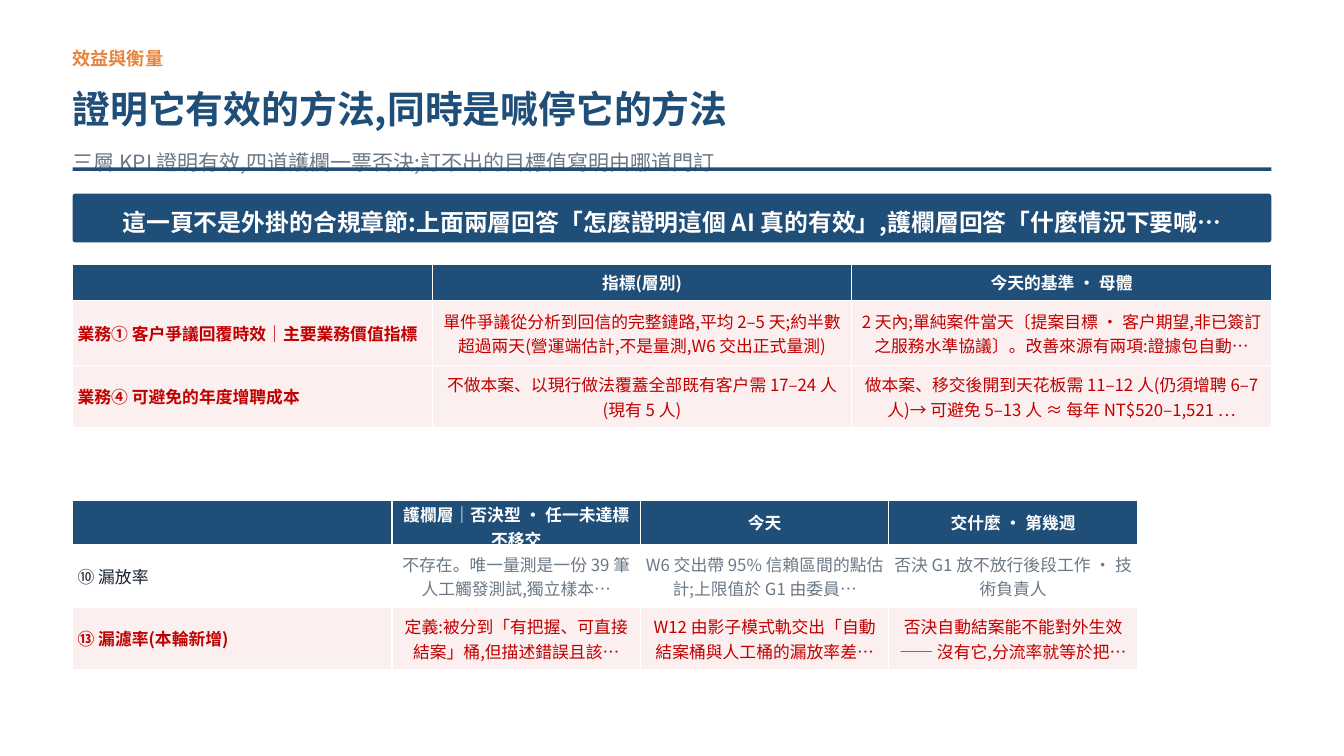
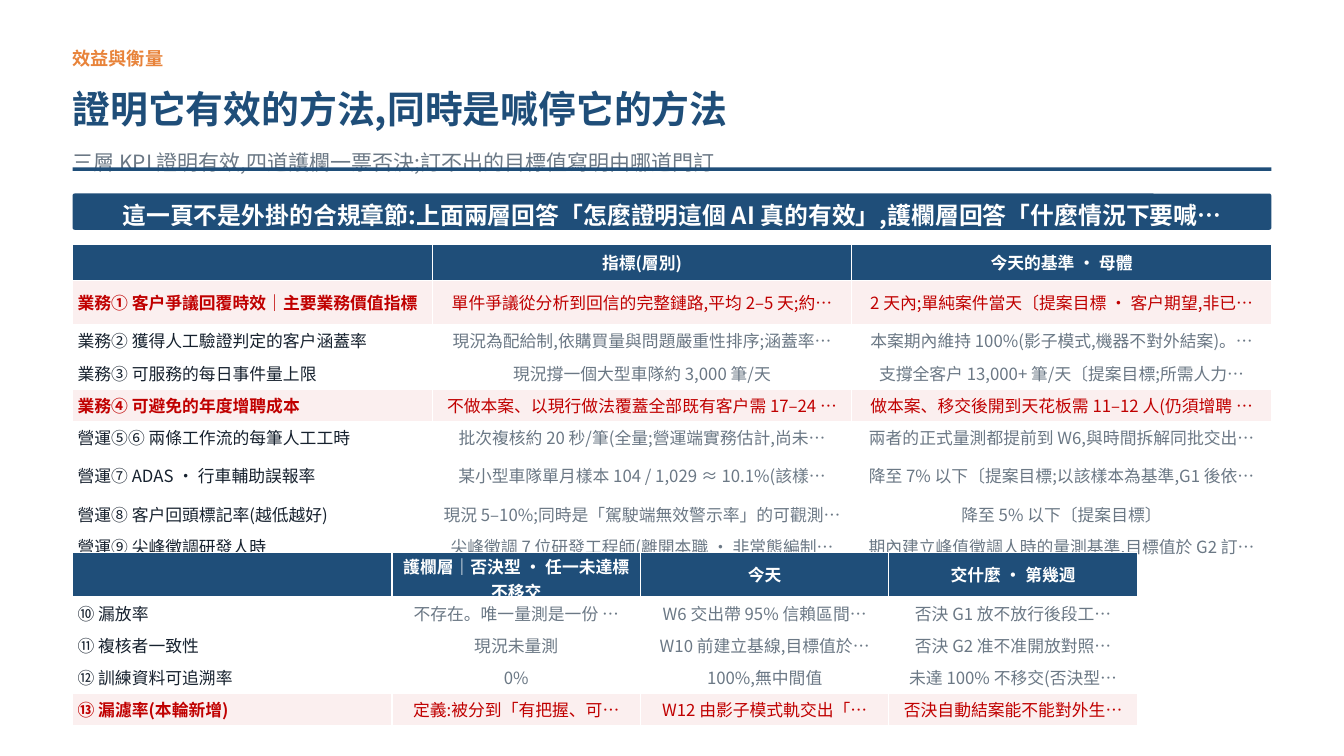
Before and after one commit to pokai-huang0828/UTS_workspace, a slide deck: slide 9 of Artificial Intelligence for Enterprises/Assessment3/Huang_26254793_421104_Assessment 3.pptx. Drawn at 1344x756 pixels with LibreOffice and Linux fonts; fonts in the diff are those of the drawing. Boxes give left, top, right and bottom in pixels: in the first picture for what was removed or moved away, otherwise in the second. Text is boxed around its words. In the diff, an @@ line names an element or a change of style, - is before the commit and + after.

```diff
--- a/Artificial Intelligence for Enterprises/Assessment3/Huang_26254793_421104_Assessment 3.pptx
+++ b/Artificial Intelligence for Enterprises/Assessment3/Huang_26254793_421104_Assessment 3.pptx
@@ rounded rectangle: place and size @@
-rounded rectangle at box(73, 194, 1271, 242)
+rounded rectangle at box(73, 194, 1271, 230)
@@ text "這一頁不是外掛的合規章節:上面兩層回答「怎麼證明這個 AI 真的有效」,護欄層回答「什麼情況下要喊…": place and size @@
-text "這一頁不是外掛的合規章節:上面兩層回答「怎麼證明這個 AI 真的有效」,護欄層回答「什麼情況下要喊…" at box(122, 210, 1222, 236)
+text "這一頁不是外掛的合規章節:上面兩層回答「怎麼證明這個 AI 真的有效」,護欄層回答「什麼情況下要喊…" at box(122, 203, 1222, 229)
@@ table at box(73, 244, 1271, 562) @@
-row 2: 業務① 客戶爭議回覆時效｜主要業務價值指標 | 單件爭議從分析到回信的完整鏈路,平均 2–5 天;約半數超過兩天(營運端估計,不是量測,W6 交出正式量測) | 2 天內;單純案件當天〔提案目標 · 客戶期望,非已簽訂之服務水準協議〕。改善來源有兩項:證據包自動…
-row 3: 業務④ 可避免的年度增聘成本 | 不做本案、以現行做法覆蓋全部既有客戶需 17–24 人(現有 5 人) | 做本案、移交後開到天花板需 11–12 人(仍須增聘 6–7 人)→ 可避免 5–13 人 ≈ 每年 NT$520–1,521 …
+row 2: 業務① 客戶爭議回覆時效｜主要業務價值指標 | 單件爭議從分析到回信的完整鏈路,平均 2–5 天;約… | 2 天內;單純案件當天〔提案目標 · 客戶期望,非已…
+row 3: 業務② 獲得人工驗證判定的客戶涵蓋率 | 現況為配給制,依購買量與問題嚴重性排序;涵蓋率… | 本案期內維持 100%(影子模式,機器不對外結案)。…
+row 4: 業務③ 可服務的每日事件量上限 | 現況撐一個大型車隊約 3,000 筆/天 | 支撐全客戶 13,000+ 筆/天〔提案目標;所需人力…
+row 5: 業務④ 可避免的年度增聘成本 | 不做本案、以現行做法覆蓋全部既有客戶需 17–24 … | 做本案、移交後開到天花板需 11–12 人(仍須增聘 …
+row 6: 營運⑤⑥ 兩條工作流的每筆人工工時 | 批次複核約 20 秒/筆(全量;營運端實務估計,尚未… | 兩者的正式量測都提前到 W6,與時間拆解同批交出…
+row 7: 營運⑦ ADAS · 行車輔助誤報率 | 某小型車隊單月樣本 104 / 1,029 ≈ 10.1%(該樣… | 降至 7% 以下〔提案目標;以該樣本為基準,G1 後依…
+row 8: 營運⑧ 客戶回頭標記率(越低越好) | 現況 5–10%;同時是「駕駛端無效警示率」的可觀測… | 降至 5% 以下〔提案目標〕
+row 9: 營運⑨ 尖峰徵調研發人時 | 尖峰徵調 7 位研發工程師(離開本職 · 非常態編制… | 期內建立峰值徵調人時的量測基準,目標值於 G2 訂…
@@ table: place and size @@
-table at box(73, 264, 1271, 425)
+table at box(73, 244, 1271, 562)
@@ table at box(73, 553, 1136, 723) @@
-row 2: ⑩ 漏放率 | 不存在。唯一量測是一份 39 筆人工觸發測試,獨立樣本… | W6 交出帶 95% 信賴區間的點估計;上限值於 G1 由委員… | 否決 G1 放不放行後段工作 · 技術負責人
-row 3: ⑬ 漏濾率(本輪新增) | 定義:被分到「有把握、可直接結案」桶,但描述錯誤且該… | W12 由影子模式軌交出「自動結案桶與人工桶的漏放率差… | 否決自動結案能不能對外生效 —— 沒有它,分流率就等於把…
+row 2: ⑩ 漏放率 | 不存在。唯一量測是一份 … | W6 交出帶 95% 信賴區間… | 否決 G1 放不放行後段工…
+row 3: ⑪ 複核者一致性 | 現況未量測 | W10 前建立基線,目標值於… | 否決 G2 准不准開放對照…
+row 4: ⑫ 訓練資料可追溯率 | 0% | 100%,無中間值 | 未達 100% 不移交(否決型…
+row 5: ⑬ 漏濾率(本輪新增) | 定義:被分到「有把握、可… | W12 由影子模式軌交出「… | 否決自動結案能不能對外生…
@@ table: place and size @@
-table at box(73, 500, 1136, 665)
+table at box(73, 553, 1136, 723)
```
Also in this commit, not shown: 9 other slides changed, 3 other files.
